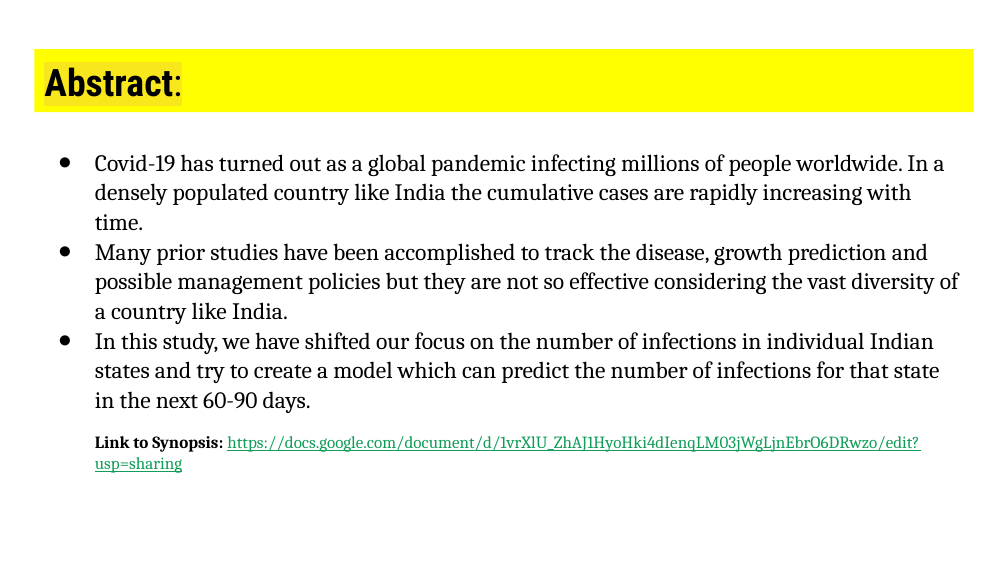
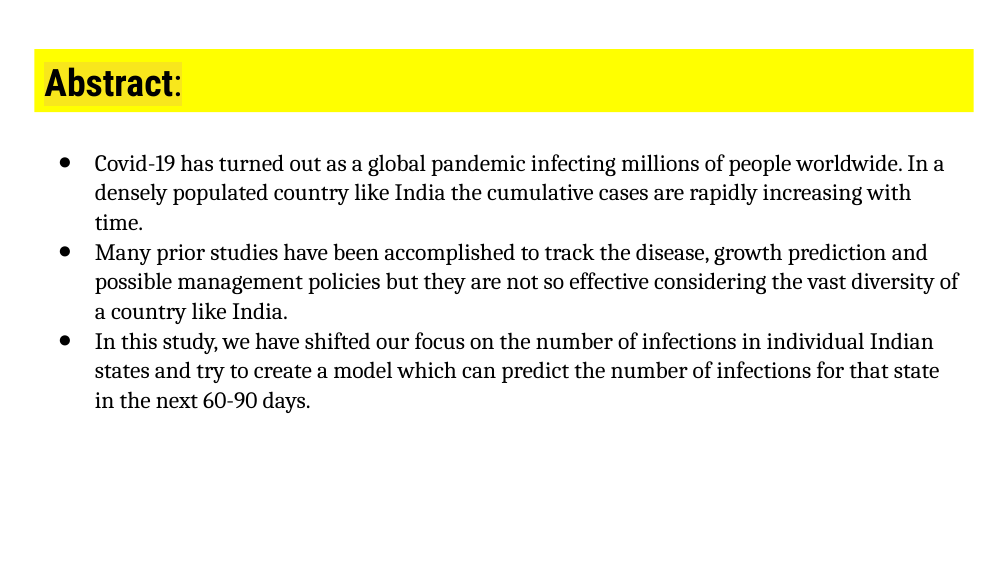
Before and after one commit to indu-bhushan/Machine-Learning-based-COVID-19-Tracker, a slide deck: slide 2 of Final Presentation.pptx. Drawn at 1008x567 pixels with LibreOffice and Linux fonts; fonts in the diff are those of the drawing. Boxes give left, top, right and bottom in pixels: in the first picture for what was removed or moved away, otherwise in the second. Text is boxed around its words. In the diff, an @@ line names an element or a change of style, - is before the commit and + after.

```diff
--- a/Final Presentation.pptx
+++ b/Final Presentation.pptx
@@ text at (x1=95, y1=436, x2=919, y2=473): paragraph removed @@
-Link to Synopsis: https://docs.google.com/document/d/1vrXlU_ZhAJ1HyoHki4dIenqLM03jWgLjnEbrO6DRwzo/edit?usp=sharing
```
